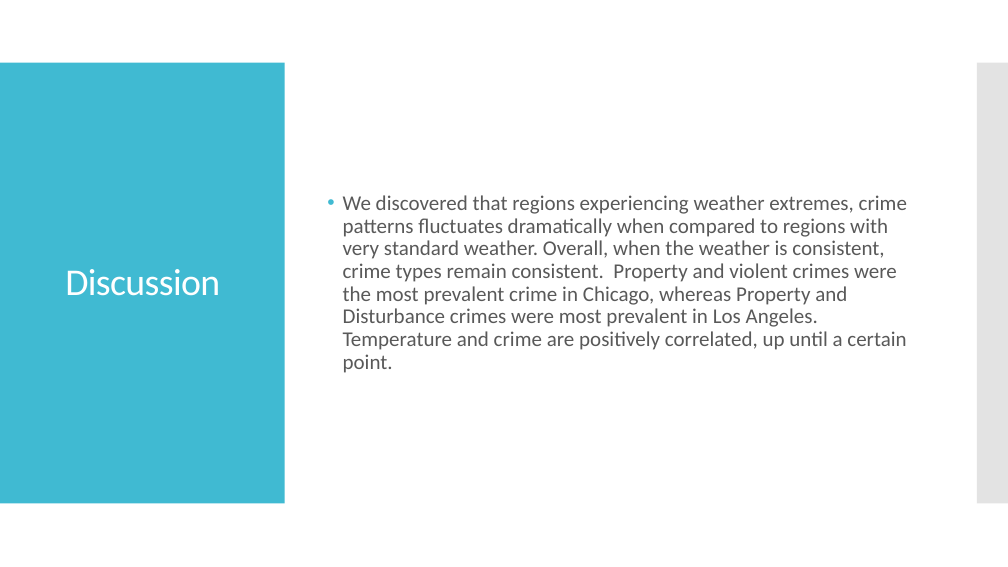
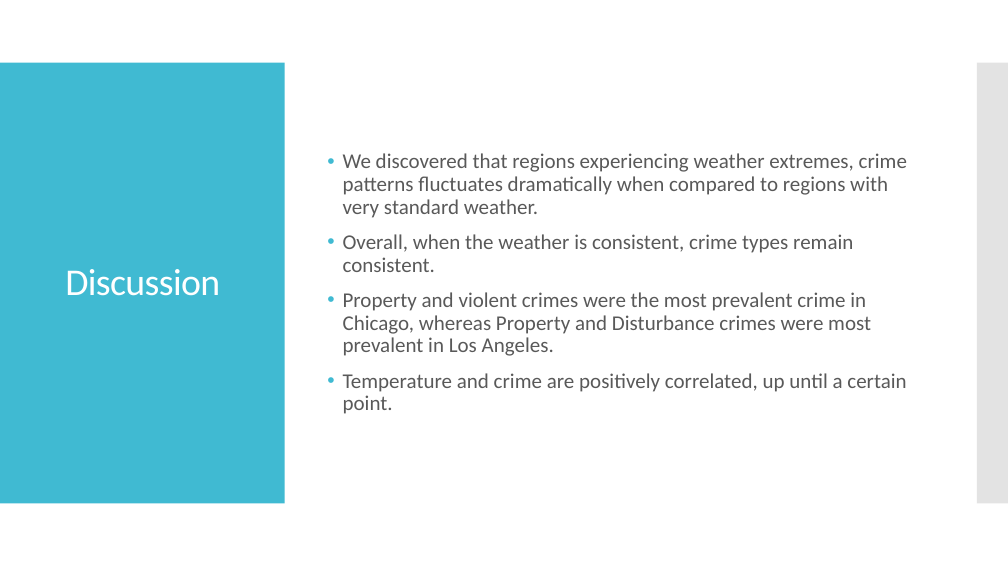
Before and after one commit to minxstm/Bootcamp_Project_1, a slide deck: slide 11 of Weather and Crime Data Analysis Presentation.pptx (slide 10 before the commit). Drawn at 1008x567 pixels with LibreOffice and Linux fonts; fonts in the diff are those of the drawing. Boxes give left, top, right and bottom in pixels: in the first picture for what was removed or moved away, otherwise in the second. Text is boxed around its words. In the diff, an @@ line names an element or a change of style, - is before the commit and + after.

Commit message:
add ppt

```diff
--- a/Weather and Crime Data Analysis Presentation.pptx
+++ b/Weather and Crime Data Analysis Presentation.pptx
@@ text at (x1=343, y1=153, x2=907, y2=414): text changed @@
-• We discovered that regions experiencing weather extremes, crime patterns fluctuates dramatically when compared to regions with very standard weather. Overall, when the weather is consistent, crime types remain consistent. Property and violent crimes were the most prevalent crime in Chicago, whereas Property and Disturbance crimes were most prevalent in Los Angeles. Temperature and crime are positively correlated, up until a certain point.
+• We discovered that regions experiencing weather extremes, crime patterns fluctuates dramatically when compared to regions with very standard weather.
+• Overall, when the weather is consistent, crime types remain consistent.
+• Property and violent crimes were the most prevalent crime in Chicago, whereas Property and Disturbance crimes were most prevalent in Los Angeles.
+• Temperature and crime are positively correlated, up until a certain point.
```
Also in this commit, not shown: 1 other slide changed, 4 slides added, 3 slides removed.
